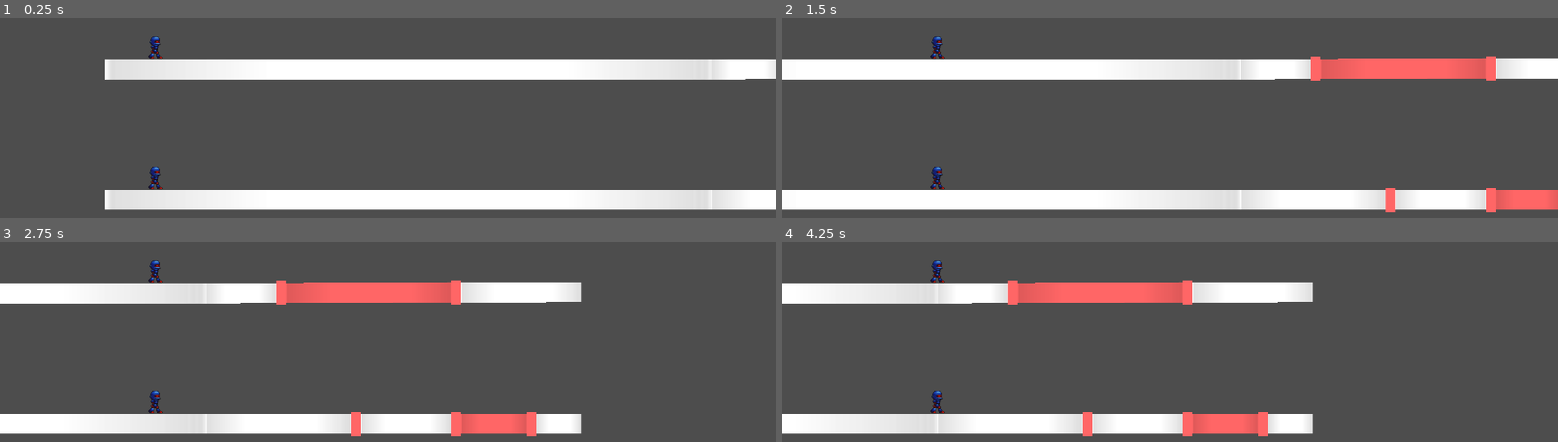
Above: before the commit, frames 1-4 (two rows, left to right).
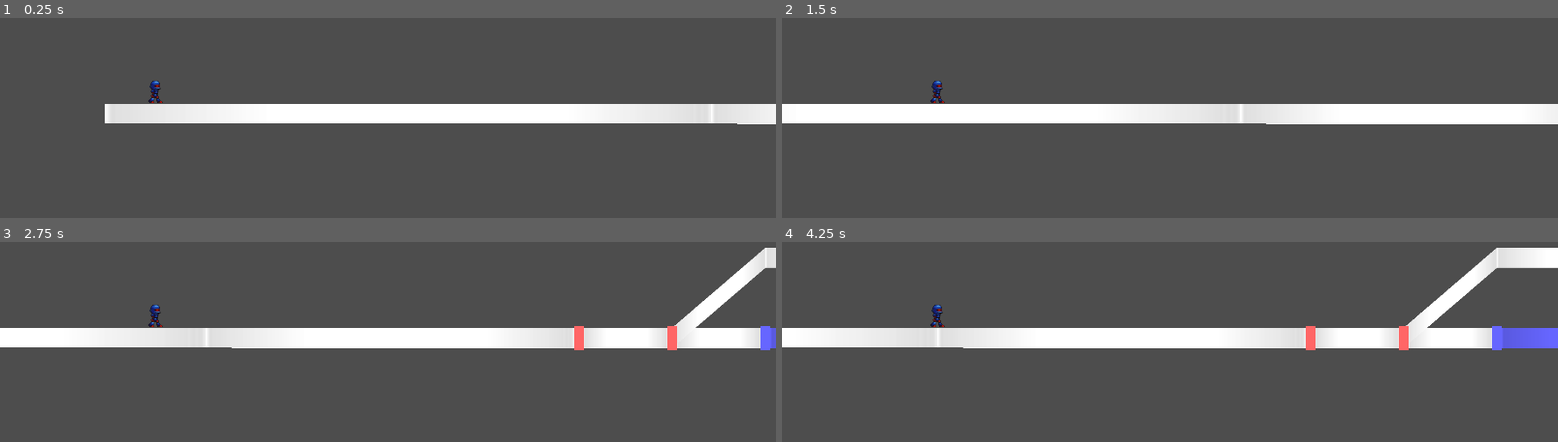
Above: after the commit, the same moments.

Repository: junu192857/Vexatonic-dash-2
Game: Godot game, scene res://Scenes/RhythmScene.tscn
Same seed, same stepped clock (60 frames per second), same inputs: the game is played once before the commit and once after it.
Inputs (mouse positions are in pixels of both pictures, inside the frame that each line leads up to):
- Up to frame 1 (0.25 s): no input
- Up to frame 2 (1.5 s): tap Enter at 0.5 s; move the mouse to (1340, 92) at 0.52 s; tap A (a) at 0.6 s; click (1340, 92) at 0.67 s; tap D (d) at 0.8 s; drag from (1014, 136) to (1131, 200) at 1.27 s
- Up to frame 3 (2.75 s): move the mouse to (465, 242) at 2.02 s; tap K (k) at 2.1 s; click (465, 242) at 2.17 s; tap L (l) at 2.3 s
- Up to frame 4 (4.25 s): drag from (1131, 424) to (937, 272) at 2.77 s; move the mouse to (1402, 402) at 3.52 s; tap S (s) at 3.6 s; click (1402, 402) at 3.67 s; tap F at 3.8 s

The runs differ from the first frame. In frame 1, 26% of the frame differs, in the area x 13-100%, y 9-97%; in frame 2, 31%, in the area x 0-100%, y 9-98%; in frame 3, 27%; in frame 4, 26%.

Commit message:
편의기능 추가 및 버그수정
에디터에서 F 누르면 가장 끝 노트로 이동
preview가 없는데도 place lane 가능하던 버그 수정

Diff:
--- a/vexatonic-dash-2/Scripts/EditorInputHandler.gd
+++ b/vexatonic-dash-2/Scripts/EditorInputHandler.gd
@@ -6,6 +6,7 @@
 signal put_note()
 signal delete_something()
 signal toggle_shifting(pressed: bool)
+signal move_to_last_note()
 
 var dragging = false
 var drag_start: Vector2
@@ -27,6 +28,8 @@
 			delete_something.emit()
 		if event.keycode == KEY_SHIFT:
 			toggle_shifting.emit(event.pressed)
+		if event.keycode == KEY_F:
+			move_to_last_note.emit()
 
 	if event is InputEventMouseMotion:
 		if dragging:
--- a/vexatonic-dash-2/Scripts/EditorManager.gd
+++ b/vexatonic-dash-2/Scripts/EditorManager.gd
@@ -25,6 +25,7 @@
 	inputHandler.put_note.connect(_on_put_note)
 	inputHandler.delete_something.connect(_on_delete_something)
 	inputHandler.toggle_shifting.connect(_on_toggle_shifting)
+	inputHandler.move_to_last_note.connect(_on_move_to_last_note)
 	noteSelectorPanel.visible = false
 	settingPanel.visible = false
 
@@ -711,6 +712,8 @@
 func _on_put_note():
 	if !editor_ready or !can_do_something or !check_mouse_in_available_area():
 		return
+	if (preview == null):
+		return
 	if current_state == EditorState.Ready:
 		_on_put_note_ready()
 	else:
@@ -1362,5 +1365,13 @@
 		fixed_children[i].global_position = saved_positions[i]
 
 func _on_toggle_shifting(pressed: bool):
+	if (!editor_ready):
+		return
 	shifting = pressed
 	_on_move_preview()
+
+func _on_move_to_last_note():
+	if (!editor_ready):
+		return
+	var last_note = levelData.noteDatas.reduce(func(a, b): return a if a.time > b.time else b)
+	camera.global_position = Vector2(Setting.get_posx_from_time(last_note.time), Lane.find_lane(levelData.lanes, last_note.lane).get_height(last_note.time))
--- a/vexatonic-dash-2/Scripts/RhythmManager.gd
+++ b/vexatonic-dash-2/Scripts/RhythmManager.gd
@@ -17,7 +17,7 @@
 var noteHolders: Array[NoteHolder]
 
 const COUNTDOWN_TIME = 3000
-const level_path = "res://Charts/ShortLongTest"
+const level_path = "res://Charts/YOUNITHM"
 
 # Called when the node enters the scene tree for the first time.
 func _ready() -> void:
Not shown, changed: vexatonic-dash-2/Charts/YOUNITHM/Easy.txt
